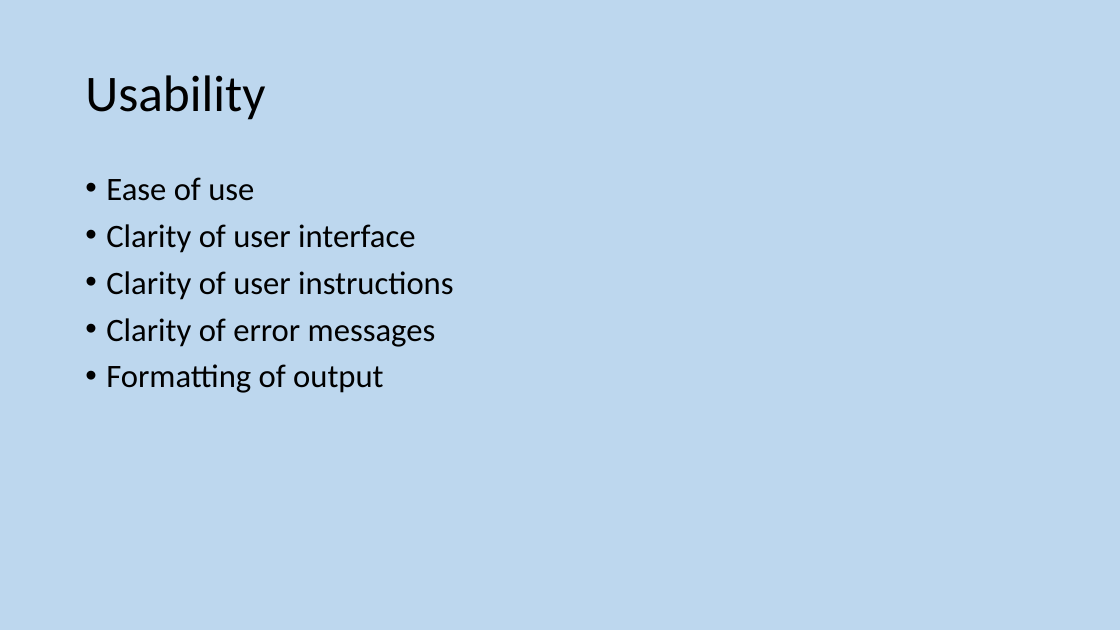
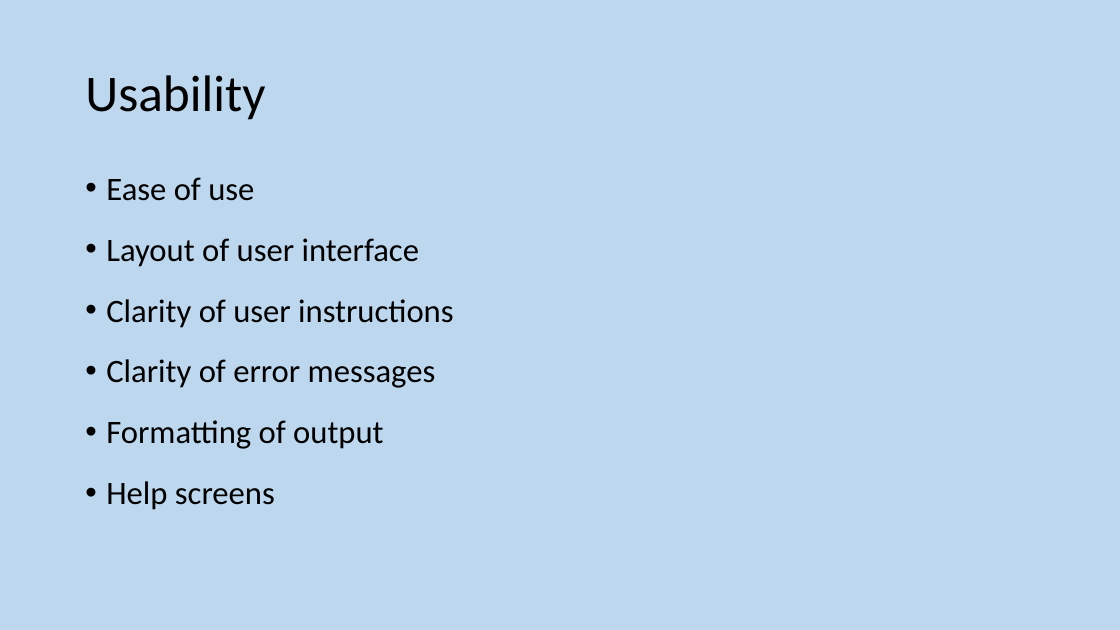
Before and after one commit to MrFriendCS/MrFriendCS.github.io, a slide deck: slide 189 of h-cs/sdd/H CS SDD Slides.pptx (slide 187 before the commit). Drawn at 1120x630 pixels with LibreOffice and Linux fonts; fonts in the diff are those of the drawing. Boxes give left, top, right and bottom in pixels: in the first picture for what was removed or moved away, otherwise in the second. Text is boxed around its words. In the diff, an @@ line names an element or a change of style, - is before the commit and + after.

```diff
--- a/h-cs/sdd/H CS SDD Slides.pptx
+++ b/h-cs/sdd/H CS SDD Slides.pptx
@@ text at (106, 177, 453, 449): more space between paragraphs @@
@@ text at (106, 238, 419, 267): text changed @@
-• Clarity of user interface
+• Layout of user interface
@@ text at (106, 481, 275, 510): paragraph added @@
+• Help screens
```
Also in this commit, not shown: 19 other slides changed, 3 slides added, 1 slide removed.
